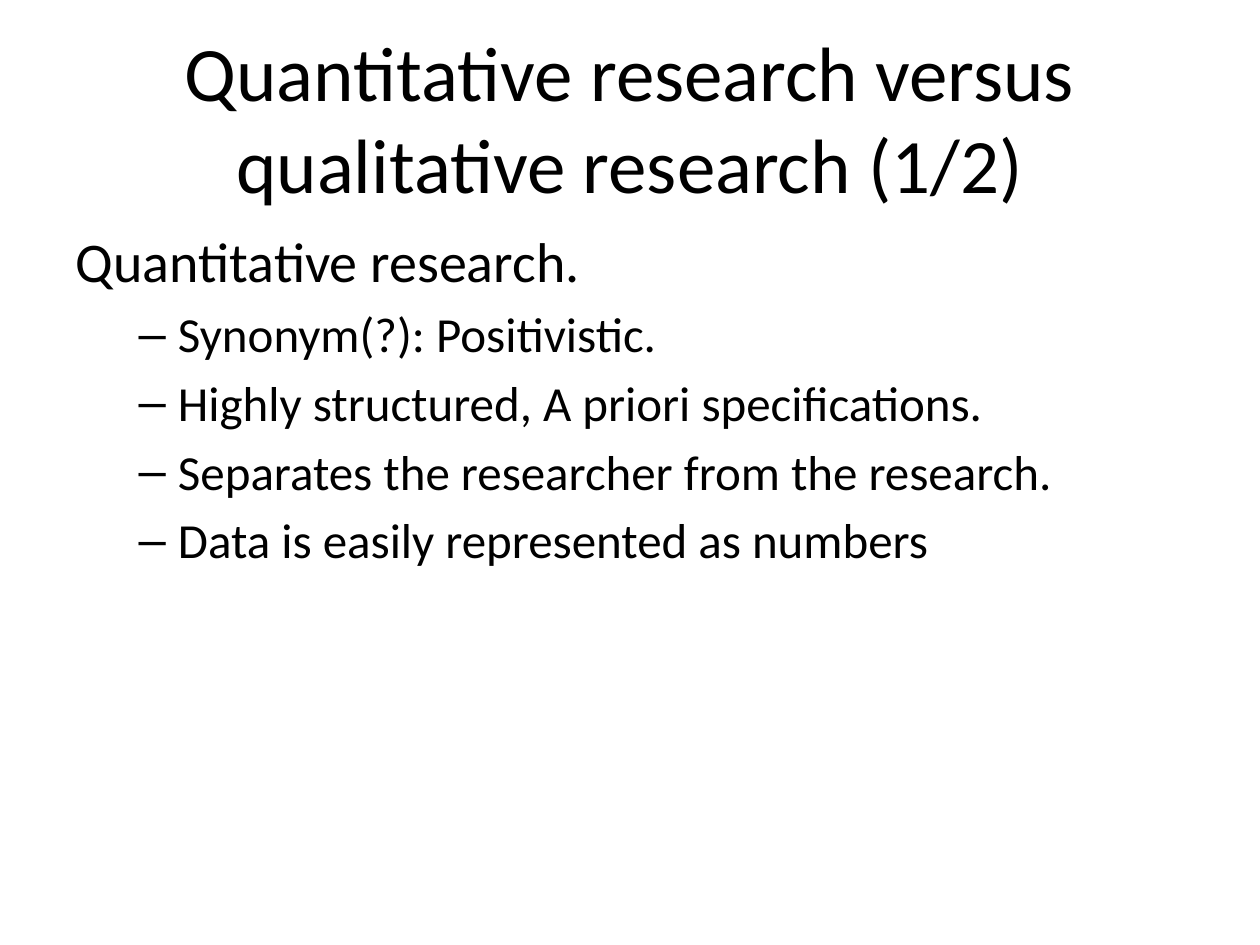
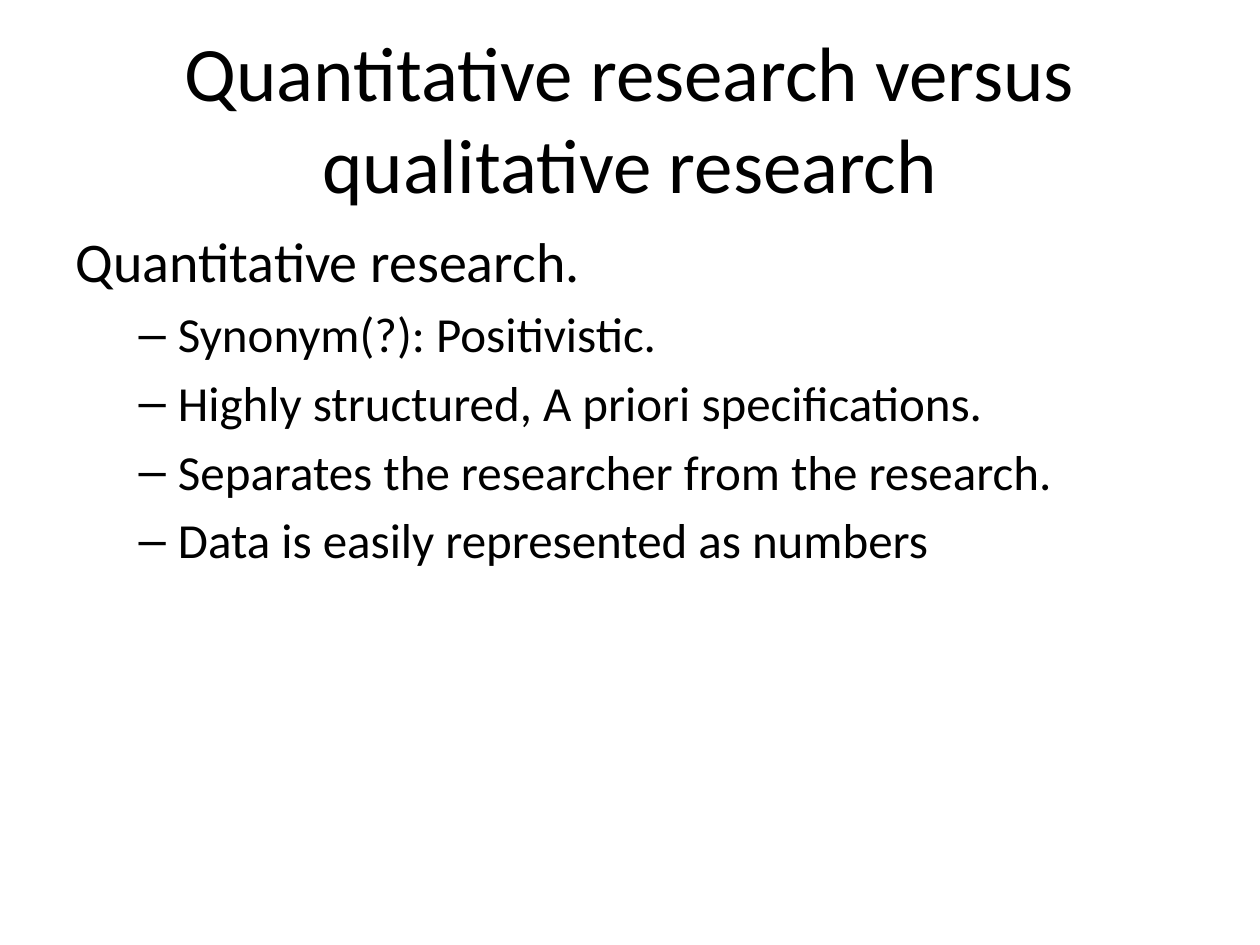
Before and after one commit to pmean/classes, a slide deck: slide 23 of clinical-research-methodology/results/video01-introduction.pptx (slide 15 before the commit). Drawn at 1260x945 pixels with LibreOffice and Linux fonts; fonts in the diff are those of the drawing. Boxes give left, top, right and bottom in pixels: in the first picture for what was removed or moved away, otherwise in the second. Text is boxed around its words. In the diff, an @@ line names an element or a change of style, - is before the commit and + after.

```diff
--- a/clinical-research-methodology/results/video01-introduction.pptx
+++ b/clinical-research-methodology/results/video01-introduction.pptx
@@ title at [185, 47, 1074, 206]: text changed @@
-Quantitative research versus qualitative research (1/2)
+Quantitative research versus qualitative research
```
Also in this commit, not shown: 3 other slides changed, 10 slides added, 1 other file.
